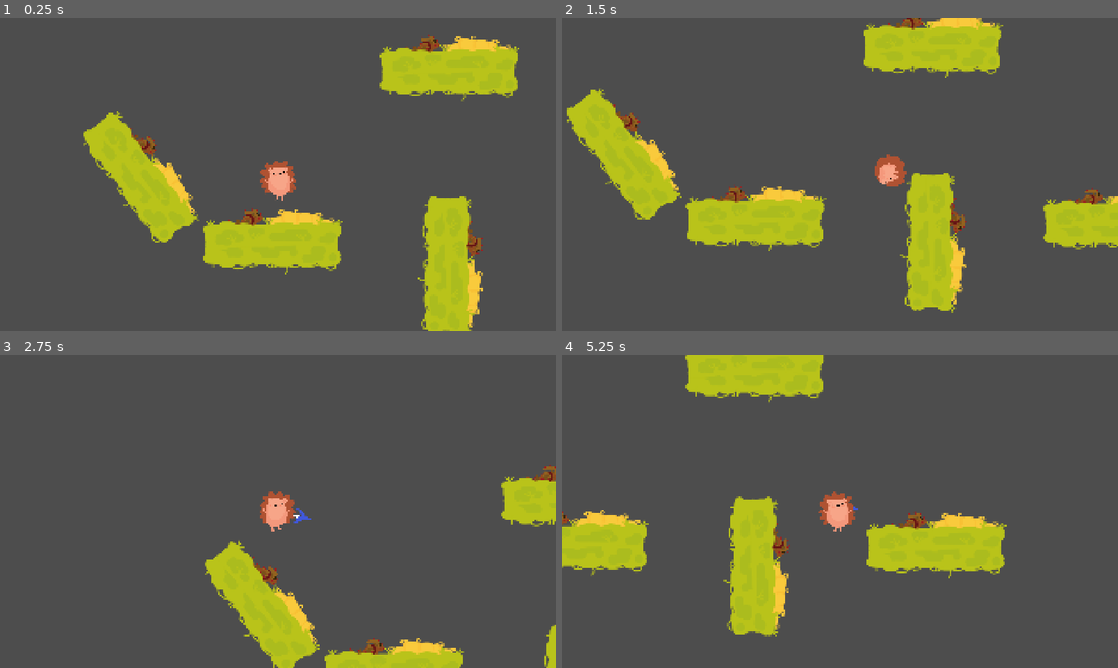
Above: before the commit, frames 1-4 (two rows, left to right).
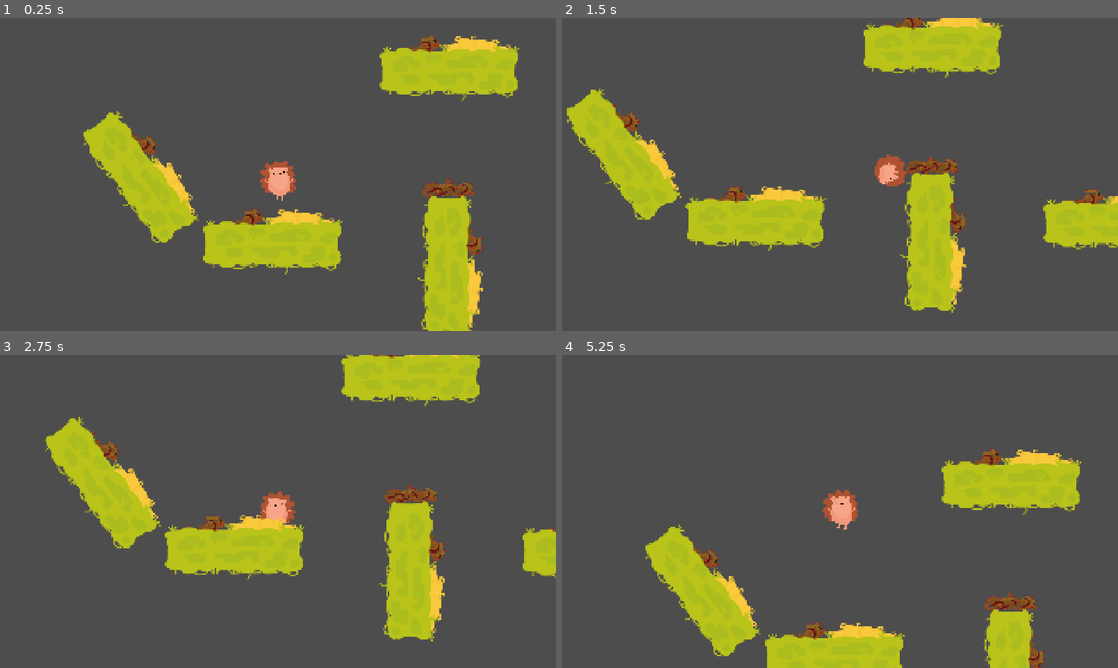
Above: after the commit, the same moments.

Repository: ParadoxicXenos/haven-game-wlg
Game: Godot game, scene res://Scenes/levels.tscn
The game is run twice, just before and just after one commit, with the same random seed, the same clock (stepped at 60 frames per second) and the same inputs.
Inputs (mouse positions are in pixels of both pictures, inside the frame that each line leads up to):
- Up to frame 1 (0.25 s): no input
- Up to frame 2 (1.5 s): move the mouse to (962, 158) at 0.52 s; press the mouse at (962, 158) at 0.53 s; hold Right (right) from 0.53 s (still down); tap Up (up) at 0.77 s; tap Enter at 1.25 s; move the mouse to (728, 190) at 1.27 s; release the mouse at (728, 190) at 1.28 s; tap Space (space) at 1.35 s
- Up to frame 3 (2.75 s): tap Up (up) at 1.52 s; move the mouse to (333, 442) at 2.02 s; release Right (right) at 2.03 s; press the mouse at (333, 442) at 2.03 s; hold Left (left) from 2.03 s (still down)
- Up to frame 4 (5.25 s): move the mouse to (812, 574) at 2.77 s; release Left (left) at 2.78 s; release the mouse at (812, 574) at 2.78 s; hold Right (right) 2.78-4.28 s; tap Space (space) at 2.85, 4.35 s; tap Up (up) at 3.02, 3.77, 4.52 s; move the mouse to (1006, 558) at 3.52 s; press the mouse at (1006, 558) at 3.53 s; move the mouse to (673, 464) at 4.27 s; release the mouse at (673, 464) at 4.28 s; hold Left (left) 4.28-5.03 s; move the mouse to (867, 511) at 5.02 s; press the mouse at (867, 511) at 5.03 s; hold Right (right) from 5.03 s (still down)

The runs differ from the first frame. In frame 1, 0.3% of the frame differs, in the area x 76-86%, y 51-58%; in frame 2, 0.3%; in frame 3, 23%; in frame 4, 26%, in the area x 0-94%, y 0-100%.

Commit message:
push push

Diff:
--- /dev/null
+++ b/game/Scenes/ded.tscn
@@ -0,0 +1,21 @@
+[gd_scene format=3 uid="uid://cq80u1f0xb0km"]
+
+[ext_resource type="Texture2D" uid="uid://bj48ob8lq6roq" path="res://Art/backdrop7 (1).svg" id="2_6bua8"]
+
+[sub_resource type="RectangleShape2D" id="RectangleShape2D_ls21c"]
+size = Vector2(234, 350.00085)
+
+[node name="Ded_floor" type="Node2D" unique_id=988121489]
+
+[node name="RigidBody2D" type="RigidBody2D" parent="." unique_id=1034601517]
+mass = 100000000000000.0
+gravity_scale = 0.0
+
+[node name="CollisionShape2D" type="CollisionShape2D" parent="RigidBody2D" unique_id=370467710]
+position = Vector2(-3, -1.9999981)
+scale = Vector2(1, 0.23999941)
+shape = SubResource("RectangleShape2D_ls21c")
+
+[node name="Sprite2D" type="Sprite2D" parent="RigidBody2D" unique_id=299505912]
+scale = Vector2(0.9174811, 0.7785766)
+texture = ExtResource("2_6bua8")
--- /dev/null
+++ b/game/Scenes/ded_floor.tscn
@@ -0,0 +1,14 @@
+[gd_scene format=3 uid="uid://bcwdggrnods8t"]
+
+[sub_resource type="WorldBoundaryShape2D" id="WorldBoundaryShape2D_31ul8"]
+
+[node name="Ded_floor" type="Node2D" unique_id=988121489]
+
+[node name="RigidBody2D" type="RigidBody2D" parent="." unique_id=1034601517]
+mass = 100000000000000.0
+gravity_scale = 0.0
+
+[node name="CollisionShape2D" type="CollisionShape2D" parent="RigidBody2D" unique_id=370467710]
+position = Vector2(-3, -1.9999981)
+scale = Vector2(1, 0.23999941)
+shape = SubResource("WorldBoundaryShape2D_31ul8")
--- a/game/Scenes/levels.tscn
+++ b/game/Scenes/levels.tscn
@@ -1,17 +1,22 @@
 [gd_scene format=3 uid="uid://b2c5qqcpt6vw1"]
 
 [ext_resource type="PackedScene" uid="uid://b0edelq78t3rx" path="res://Scenes/player.tscn" id="1_yh33m"]
-[ext_resource type="Script" path="res://Shaders/SlingManager.gd" id="2_uusmb"]
 [ext_resource type="PackedScene" uid="uid://c5ir2p247yl0x" path="res://Scenes/platform.tscn" id="2_xgx5e"]
+[ext_resource type="PackedScene" uid="uid://d3ps0vqgnkl1n" path="res://Scenes/finish.tscn" id="3_uusmb"]
+[ext_resource type="PackedScene" uid="uid://cq80u1f0xb0km" path="res://Scenes/ded.tscn" id="4_3akqy"]
 
 [sub_resource type="GDScript" id="GDScript_xgx5e"]
+script/source = "extends Node2D
+var respawn = Vector2(963,539)
+func _on_finish_new_level() -> void:
+	get_tree().change_scene_to_file(\"res://Scenes/level2.tscn\")
+"
 
 [node name="Levels" type="Node2D" unique_id=1159028874]
 script = SubResource("GDScript_xgx5e")
 
 [node name="Player" parent="." unique_id=591414065 instance=ExtResource("1_yh33m")]
 position = Vector2(963, 539)
-script = ExtResource("2_uusmb")
 
 [node name="Platform" parent="." unique_id=1254454245 instance=ExtResource("2_xgx5e")]
 position = Vector2(939, 889)
@@ -44,3 +49,12 @@
 [node name="Platform9" parent="." unique_id=534830345 instance=ExtResource("2_xgx5e")]
 position = Vector2(7976, -586)
 scale = Vector2(4.1360636, 0.6259681)
+
+[node name="Finish" parent="." unique_id=1637848612 instance=ExtResource("3_uusmb")]
+position = Vector2(9271, -640)
+scale = Vector2(7.653474, 9.58478)
+
+[node name="Ded" parent="." unique_id=988121489 instance=ExtResource("4_3akqy")]
+position = Vector2(1750, 640)
+
+[connection signal="new_level" from="Finish" to="." method="_on_finish_new_level"]
--- a/game/Scenes/player.tscn
+++ b/game/Scenes/player.tscn
@@ -1,6 +1,7 @@
 [gd_scene format=3 uid="uid://b0edelq78t3rx"]
 
 [ext_resource type="Script" uid="uid://c20vvxbdtv7xw" path="res://Scripts/player.gd" id="1_bo1nx"]
+[ext_resource type="Script" uid="uid://co5efqypuqrpt" path="res://Scripts/dude.gd" id="1_f1ek2"]
 [ext_resource type="PackedScene" uid="uid://bhxocmkqydnbo" path="res://Scenes/arrow.tscn" id="3_6t5aa"]
 [ext_resource type="Texture2D" uid="uid://vuvwa505m58e" path="res://Art/roll1.svg" id="4_f1ek2"]
 [ext_resource type="Texture2D" uid="uid://r3cjc7e3f2tw" path="res://Art/roll2.svg" id="5_tx1dd"]
@@ -43,6 +44,7 @@
 [sub_resource type="CapsuleShape2D" id="CapsuleShape2D_g4v7s"]
 
 [node name="Player" type="Node2D" unique_id=591414065]
+script = ExtResource("1_f1ek2")
 
 [node name="CharacterBody2D" type="CharacterBody2D" parent="." unique_id=837976391]
 script = ExtResource("1_bo1nx")
--- /dev/null
+++ b/game/Scripts/ded.gd
@@ -0,0 +1 @@
+extends Node2D
--- /dev/null
+++ b/game/Scripts/dude.gd
@@ -0,0 +1,11 @@
+extends Node2D
+
+
+# Called when the node enters the scene tree for the first time.
+func _ready() -> void:
+	pass # Replace with function body.
+
+
+# Called every frame. 'delta' is the elapsed time since the previous frame.
+func _process(delta: float) -> void:
+	pass
--- a/game/Scripts/player.gd
+++ b/game/Scripts/player.gd
@@ -1,4 +1,5 @@
 extends CharacterBody2D
+
 ##CHARACTER BODY IS 0, and rigidbody =1
 var canSling = true
 var canMove = true
@@ -21,6 +22,8 @@
 		controller = true
 	print("controller:",controller)
 func _physics_process(delta: float) -> void:
+	if position.y > 2300:
+		global_position = $"../..".respawn
 	if slinging == true:
 		$CollisionShape2D.shape.height = 70.0
 		$CollisionShape2D.shape.radius = 70.0
@@ -92,5 +95,7 @@
 				if velocity.y >-105&& velocity.y < 0:
 					velocity.y = 0
 				$Timer.start()
+			if collider is RigidBody2D:
+				global_position = $"../..".respawn
 
 	print($Timer.time_left)
Not shown, added: game/Scripts/ded.gd.uid
Not shown, added: game/Scripts/dude.gd.uid
